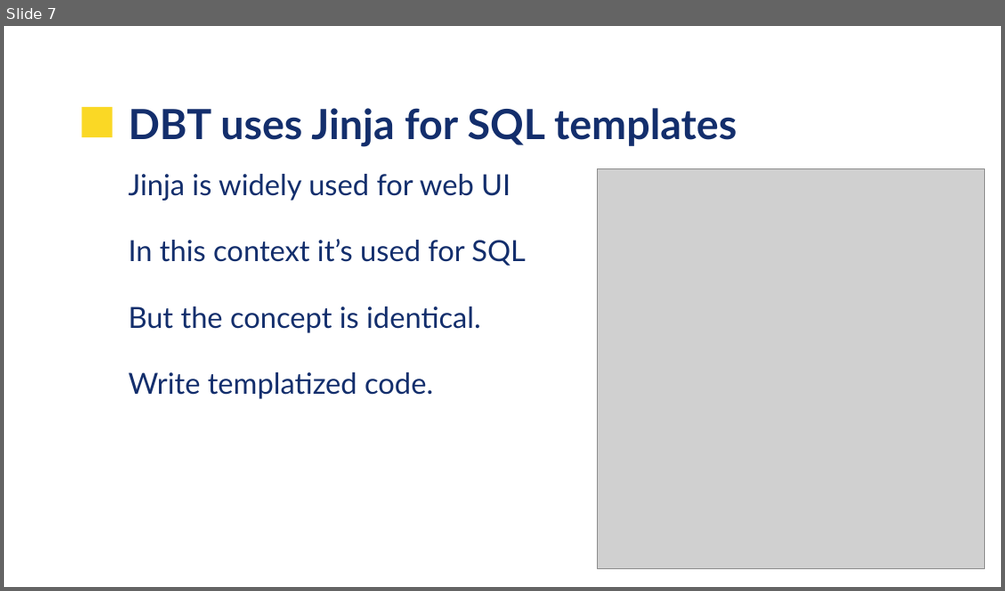
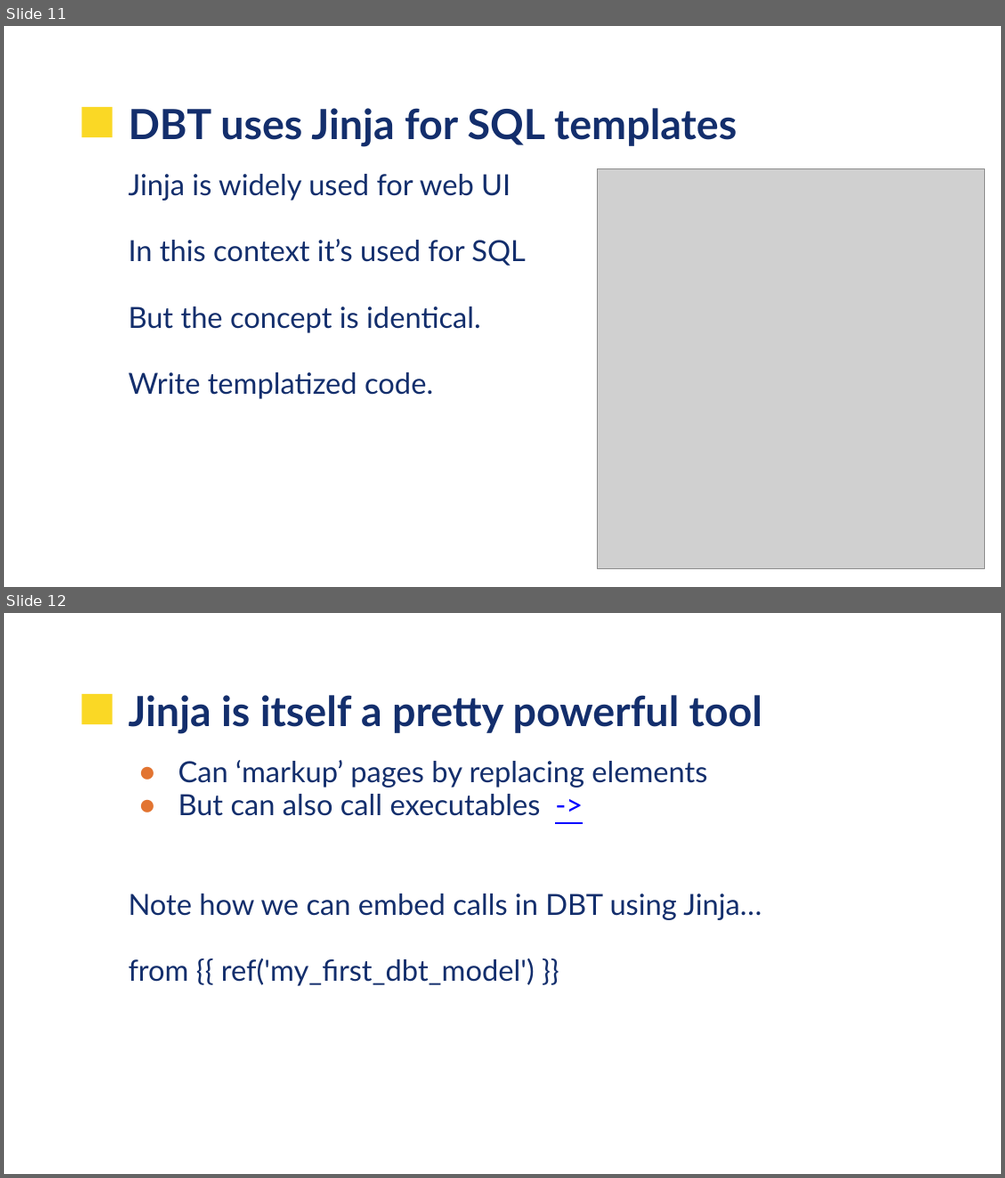
Before and after one commit to UVADS/data_engineering, a slide deck: 11_data_build_tool/UVA-DBT.pptx. Shown one above the other, each under a label of ours: slide 7 before the commit, slides 11 and 12 after it. The pictures are 1005x591 and 1005x1178 pixels, drawn with LibreOffice and Linux fonts; fonts in the diff are those of the drawing; grey boxes stand for pictures; background and template pictures are left out. Boxes give left, top, right and bottom in pixels: in the first picture for what was removed or moved away, otherwise in the second. Text is boxed around its words. In the diff, an @@ line names an element or a change of style, - is before the commit and + after.

```diff
--- a/11_data_build_tool/UVA-DBT.pptx
+++ b/11_data_build_tool/UVA-DBT.pptx
@@ slide 12 added at bbox=[4, 613, 1001, 1174], background picture (left out); not listed: 1 template element that a slide beside it also shows @@
@@ title added at bbox=[129, 695, 762, 734], 30 pt, text #132E6C, bold @@
+Jinja is itself a pretty powerful tool
@@ text added at bbox=[129, 760, 761, 986], 21 pt, text #132E6C @@
+● Can ‘markup’ pages by replacing elements
+● But can also call executables ->
+Note how we can embed calls in DBT using Jinja…
+from {{ ref('my_first_dbt_model') }}
@@ what was slide 7 is now slide 11 @@
```
Also in this commit, not shown: 5 slides changed, 8 other slides added, 5 slides removed.
